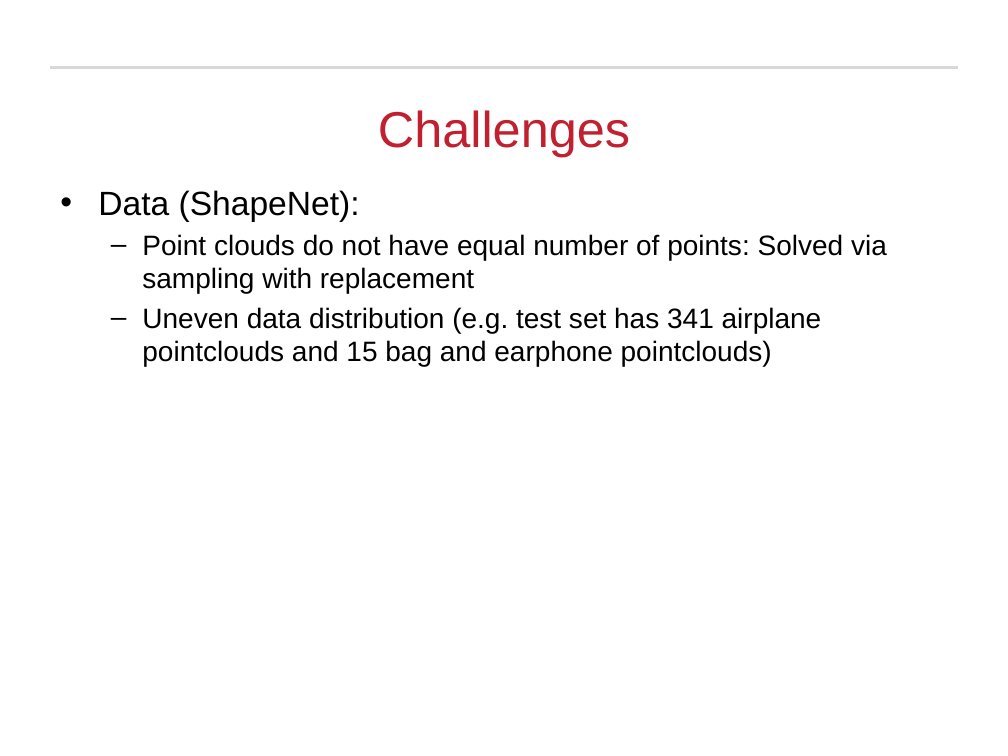
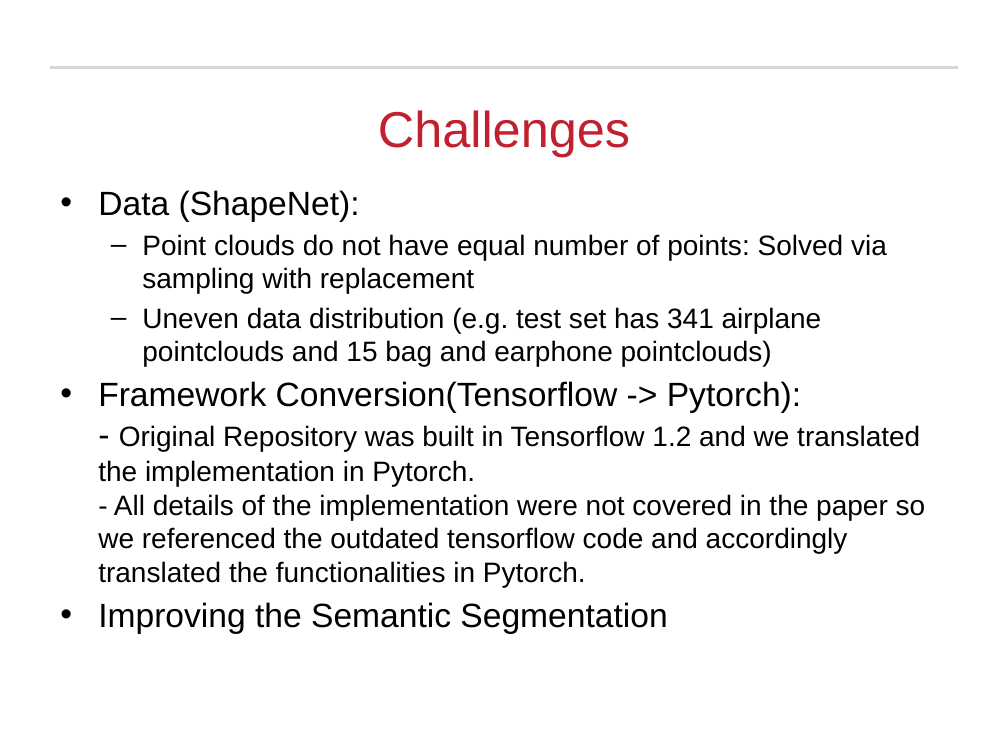
Before and after one commit to Michael-Hodges/PointNet, a slide deck: slide 21 of PowerPoints/EECE7398_Final_Project.pptx (slide 19 before the commit). Drawn at 1008x756 pixels with LibreOffice and Linux fonts; fonts in the diff are those of the drawing; background and template pictures are left out. Boxes give left, top, right and bottom in pixels: in the first picture for what was removed or moved away, otherwise in the second. Text is boxed around its words. In the diff, an @@ line names an element or a change of style, - is before the commit and + after.

Commit message:
Updating the ppt

```diff
--- a/PowerPoints/EECE7398_Final_Project.pptx
+++ b/PowerPoints/EECE7398_Final_Project.pptx
@@ text at box(98, 381, 926, 634): paragraphs added @@
+• Framework Conversion(Tensorflow -> Pytorch):
+  - Original Repository was built in Tensorflow 1.2 and we translated the implementation in Pytorch.
+  - All details of the implementation were not covered in the paper so we referenced the outdated tensorflow code and accordingly translated the functionalities in Pytorch.
+• Improving the Semantic Segmentation
```
Also in this commit, not shown: 23 other slides changed, 2 slides added, 3 other files.
